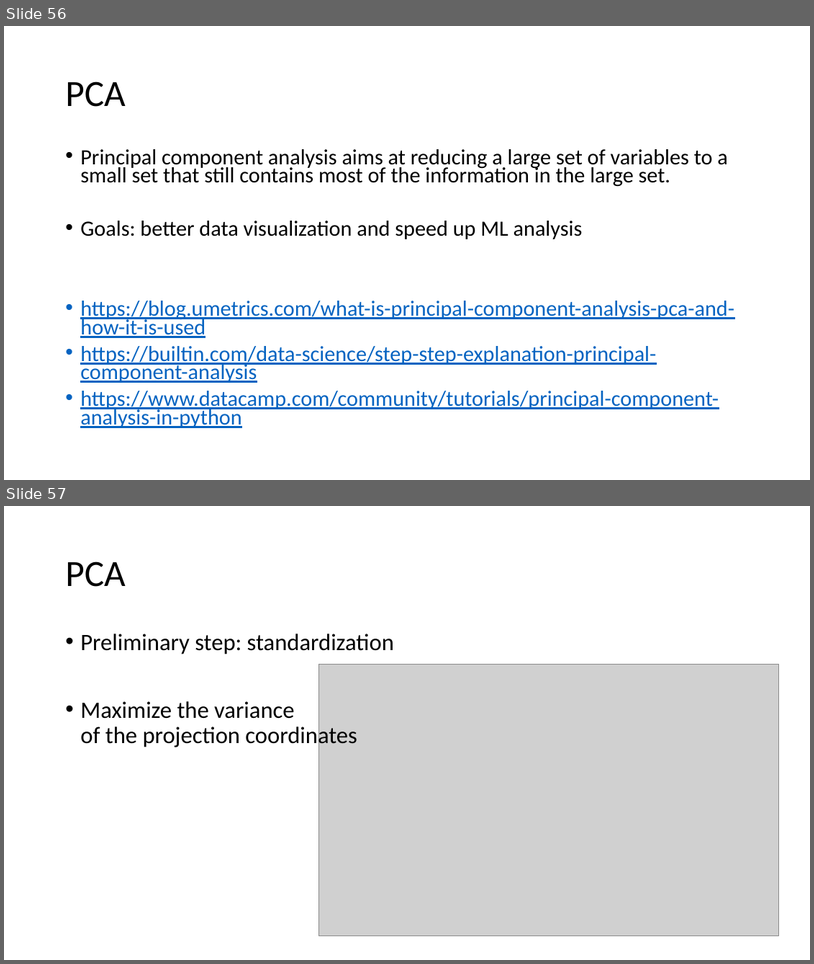
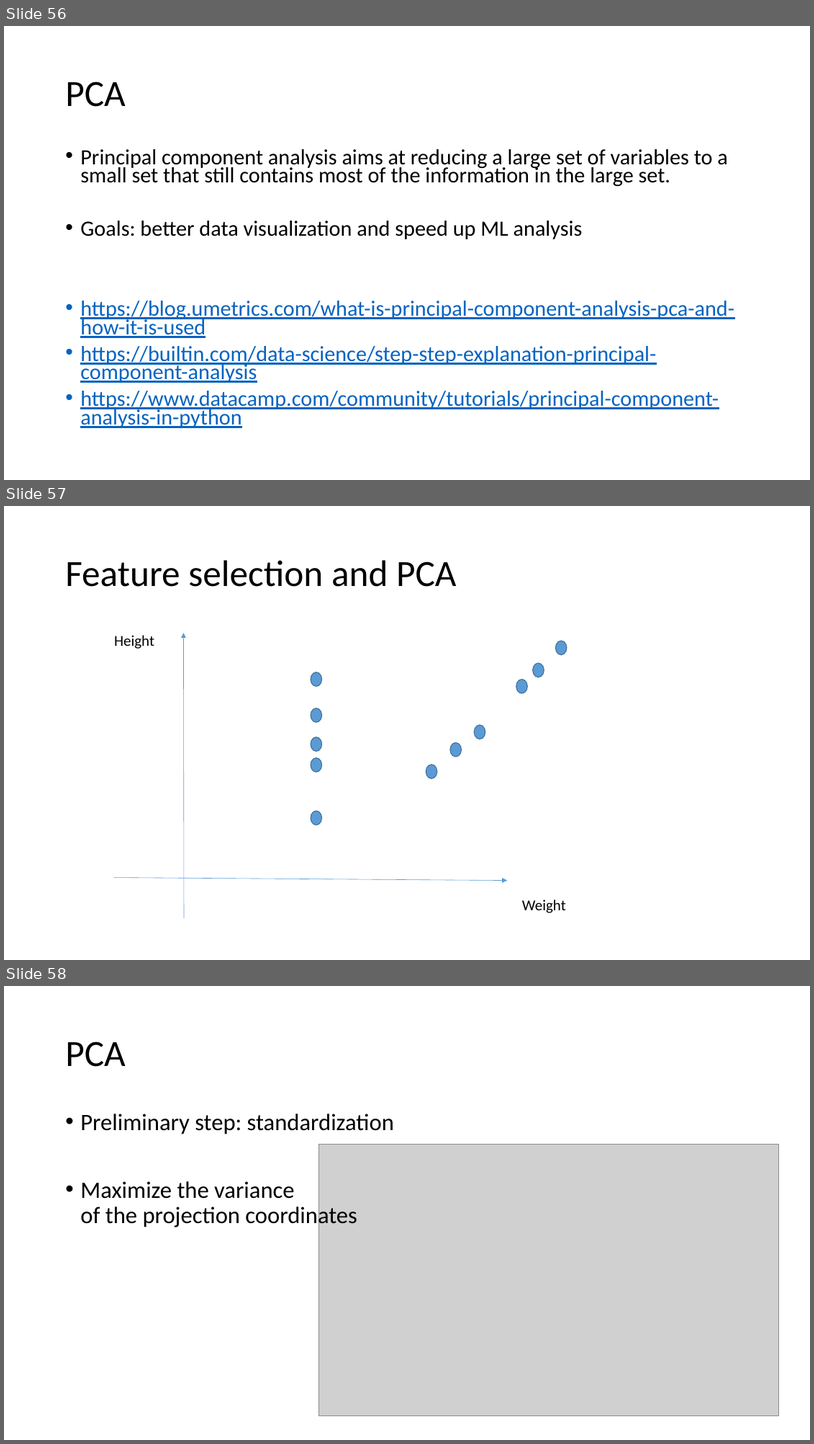
Before and after one commit to FranzGH/IoT_ML, a slide deck: Sklearn-UG.pptx. Shown one above the other, each under a label of ours: slides 56 and 57 before the commit, slides 56, 57 and 58 after it. The pictures are 814x964 and 814x1444 pixels, drawn with LibreOffice and Linux fonts; fonts in the diff are those of the drawing; grey boxes stand for pictures. Boxes give left, top, right and bottom in pixels: in the first picture for what was removed or moved away, otherwise in the second. Text is boxed around its words. In the diff, an @@ line names an element or a change of style, - is before the commit and + after.

```diff
--- a/Sklearn-UG.pptx
+++ b/Sklearn-UG.pptx
@@ slide 57 added at (4, 506, 810, 960), background #FFFFFF @@
@@ title added at (65, 560, 457, 587), 44 pt, text #000000 @@
+Feature selection and PCA
@@ text added at (114, 635, 154, 649), 18 pt, text #000000 @@
+Height
@@ arrow added from (184, 918) to (184, 633), #5B9BD5 0.5 pt @@
@@ ellipse added at (556, 641, 567, 655), fill #5B9BD5, outline #43739E 1 pt @@
@@ ellipse added at (311, 672, 322, 686), fill #5B9BD5, outline #43739E 1 pt @@
@@ ellipse added at (533, 663, 545, 677), fill #5B9BD5, outline #43739E 1 pt @@
@@ ellipse added at (517, 679, 528, 693), fill #5B9BD5, outline #43739E 1 pt @@
@@ ellipse added at (311, 708, 322, 722), fill #5B9BD5, outline #43739E 1 pt @@
@@ ellipse added at (311, 737, 322, 751), fill #5B9BD5, outline #43739E 1 pt @@
@@ ellipse added at (450, 743, 462, 757), fill #5B9BD5, outline #43739E 1 pt @@
@@ ellipse added at (475, 725, 486, 739), fill #5B9BD5, outline #43739E 1 pt @@
@@ ellipse added at (311, 758, 322, 772), fill #5B9BD5, outline #43739E 1 pt @@
@@ ellipse added at (426, 764, 437, 778), fill #5B9BD5, outline #43739E 1 pt @@
@@ ellipse added at (311, 811, 322, 825), fill #5B9BD5, outline #43739E 1 pt @@
@@ arrow added from (114, 878) to (507, 880), #5B9BD5 0.5 pt @@
@@ text added at (522, 899, 566, 913), 18 pt, text #000000 @@
+Weight
@@ what was slide 57 is now slide 58 @@
```
Also in this commit, not shown: 1 slide changed, 1 other slide added.
